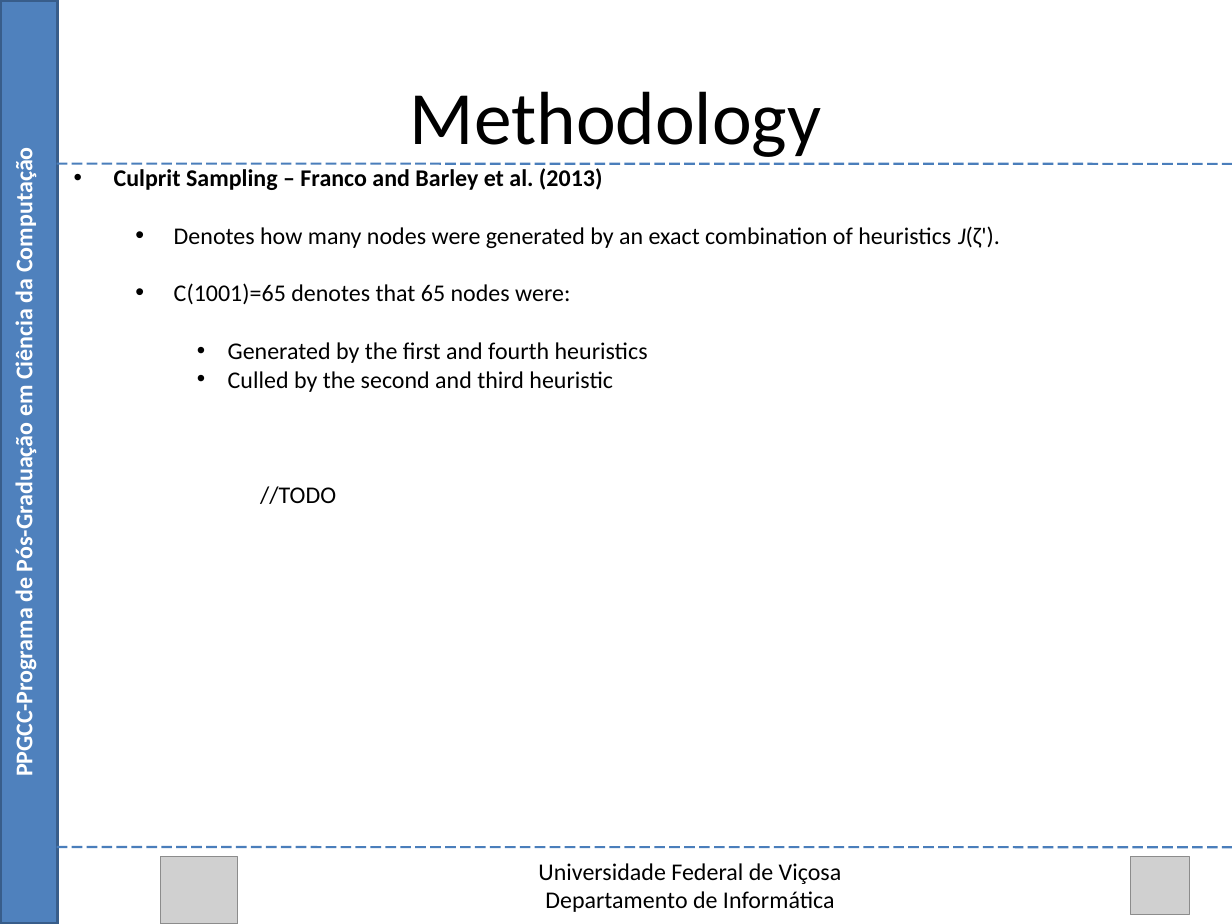
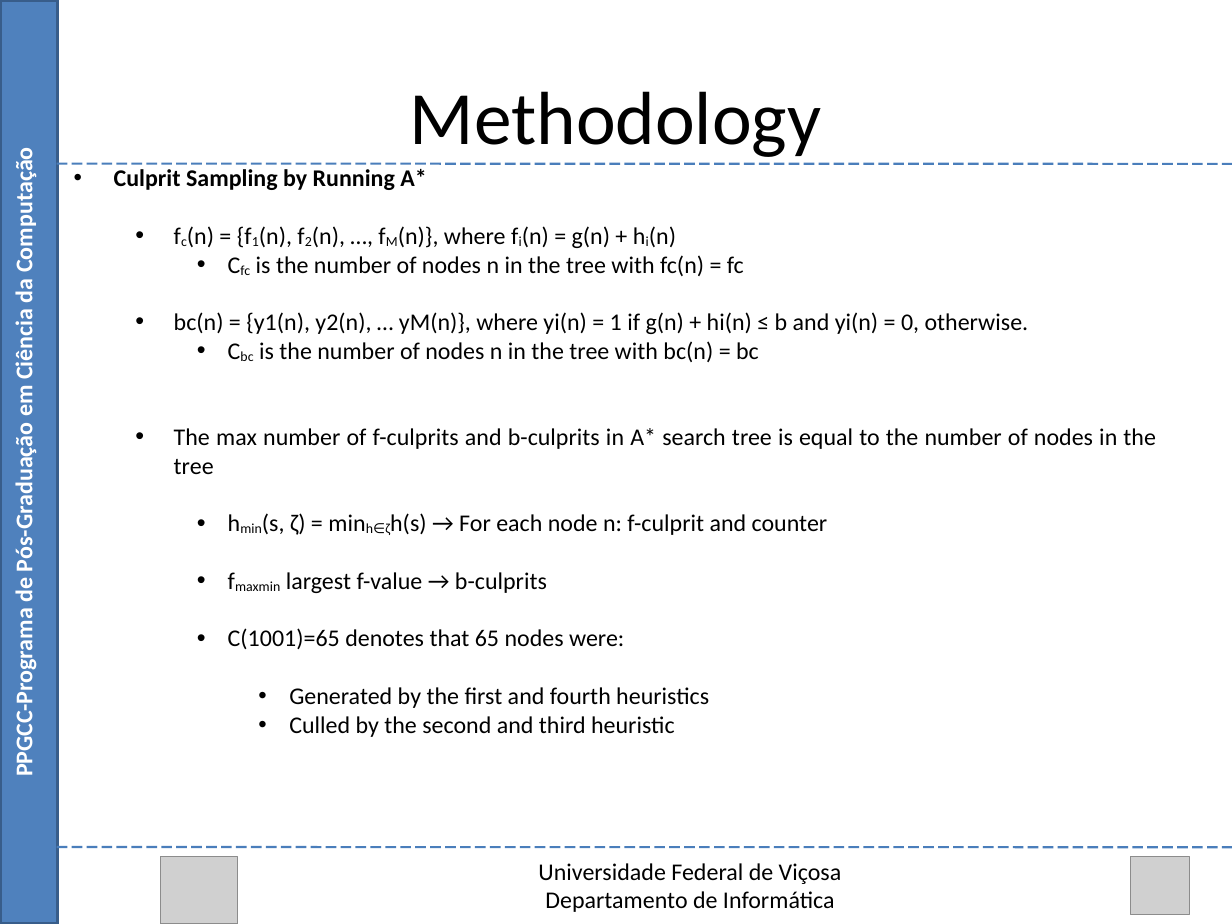
Before and after one commit to Marvinsky/research-marvin, a slide deck: slide 32 of latex/odp/selection heuristics.odp (slide 33 before the commit). Drawn at 1232x924 pixels with LibreOffice and Linux fonts; fonts in the diff are those of the drawing; grey boxes stand for pictures. Boxes give left, top, right and bottom in pixels: in the first picture for what was removed or moved away, otherwise in the second. Text is boxed around its words. In the diff, an @@ line names an element or a change of style, - is before the commit and + after.

Commit message:
24/08/15 selection heuristics update

```diff
--- a/latex/odp/selection heuristics.odp
+++ b/latex/odp/selection heuristics.odp
@@ text at (114,169,1156,593): text changed @@
-• Culprit Sampling – Franco and Barley et al. (2013)
-  • Denotes how many nodes were generated by an exact combination of heuristics J(ζ').
+• Culprit Sampling by Running A*
+  • fc(n) = {f1(n), f2(n), …, fM(n)}, where fi(n) = g(n) + hi(n)
+    • Cfc is the number of nodes n in the tree with fc(n) = fc
+  • bc(n) = {y1(n), y2(n), … yM(n)}, where yi(n) = 1 if g(n) + hi(n) ≤ b and yi(n) = 0, otherwise.
+    • Cbc is the number of nodes n in the tree with bc(n) = bc
+  • The max number of f-culprits and b-culprits in A* search tree is equal to the number of nodes in the tree
+    • hmin(s, ζ) = minh∈ζh(s) → For each node n: f-culprit and counter
+    • fmaxmin largest f-value → b-culprits
@@ text at (260,486,336,504): paragraph removed @@
-//TODO
@@ text at (228,628,709,737): list level 2 to 3 in "C(1001)=65 denotes that 65 nodes ..."; list level 3 to 4 in "Generated by the first and ..."; list level 3 to 4 in "Culled by the second and ..." @@
```
Also in this commit, not shown: 6 other slides changed, 3 slides removed, 1 other file.
